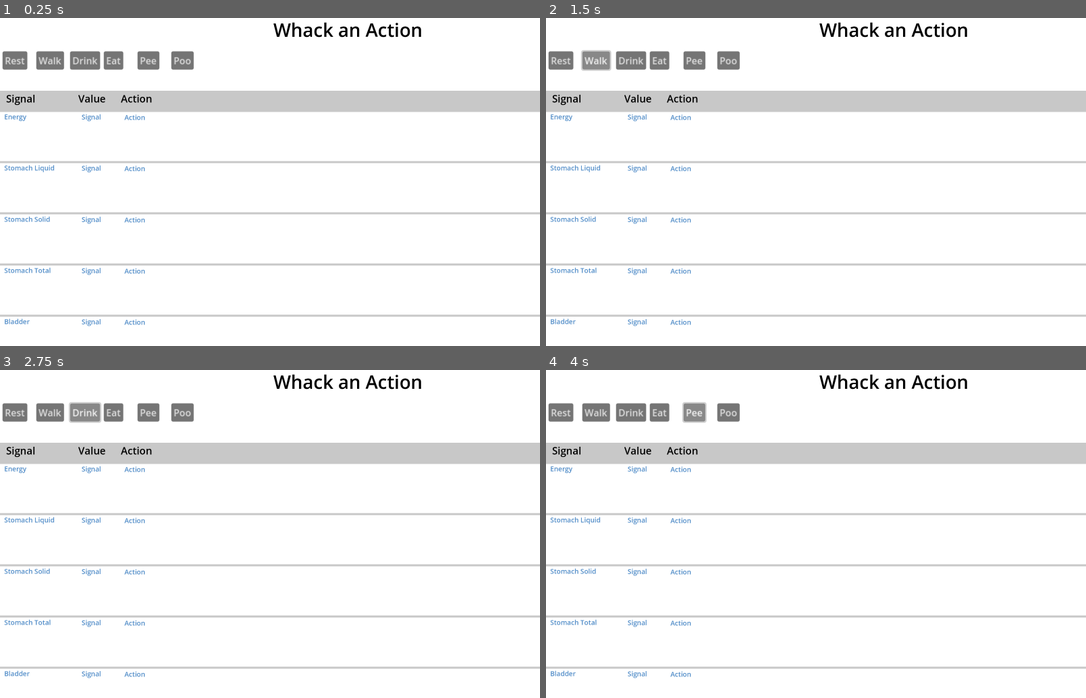
Above: before the commit, frames 1-4 (two rows, left to right).
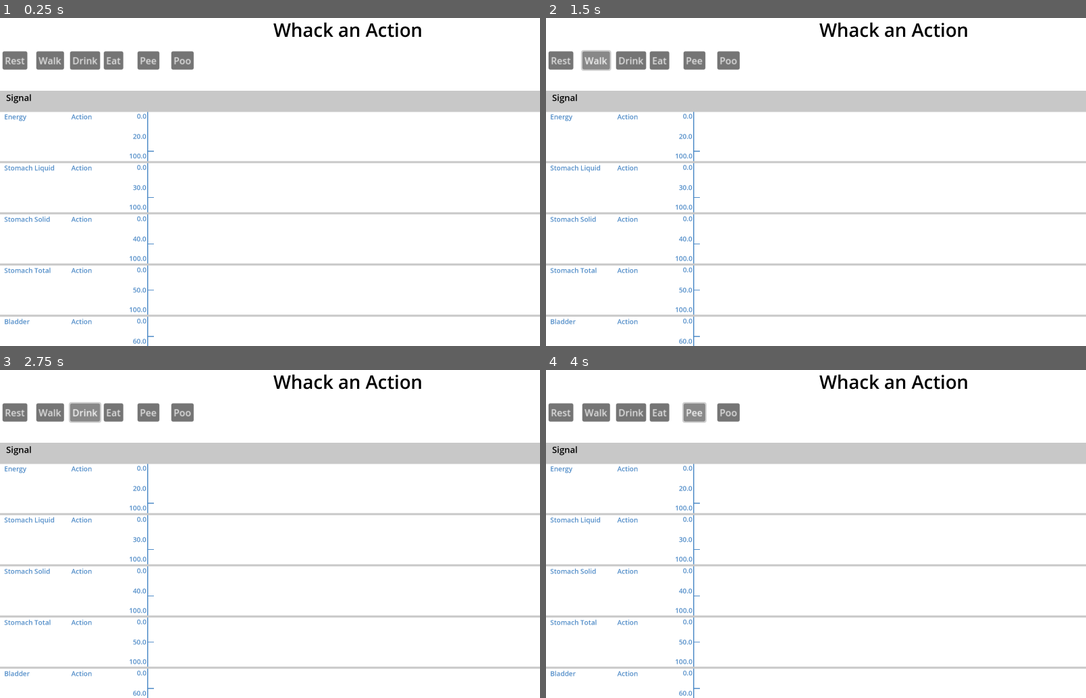
Above: after the commit, the same moments.

Repository: steampunkmind/mitw-action-influence-bench
Game: Godot game, scene res://bench.tscn
Two runs of this game, one before a commit and one after it. Both use one fixed random seed, a clock stepped at 60 frames per second and the inputs below.
Inputs:
- Up to frame 1 (0.25 s): no input
- Up to frame 2 (1.5 s): click "Rest" at 0.5 s; click "Walk" at 1.25 s
- Up to frame 3 (2.75 s): click "Drink" at 2 s
- Up to frame 4 (4 s): click "Eat" at 2.75 s; click "Pee" at 3.5 s

The runs differ from the first frame. In frame 1, 1.1% of the frame differs, in the area x 1-29%, y 23-100%; in frame 2, 1.1%; in frame 3, 1.1%; in frame 4, 1.1%.

Commit message:
Adds signal min, max, value, and start line to signal graph row

Diff:
--- a/signal_graph.gd
+++ b/signal_graph.gd
@@ -15,6 +15,9 @@
 		var row = signal_graph_row_template.instantiate()
 		row.set_row_location(row_location)
 		row.set_signal_name(signal_dict.name)
+		row.set_signal_min(signal_dict.min)
+		row.set_signal_max(signal_dict.max)
+		row.set_signal_value(signal_dict.value)
 		row.size.y = row_size - row_margin
 		add_child(row)
 		row_location = row_location + row_size
--- a/signal_graph.tscn
+++ b/signal_graph.tscn
@@ -4,7 +4,7 @@
 [ext_resource type="PackedScene" uid="uid://sk6ele03t7qi" path="res://signal_graph_row.tscn" id="3_vdl7c"]
 
 [sub_resource type="LabelSettings" id="LabelSettings_kc2xn"]
-font_size = 48
+font_size = 42
 font_color = Color(0, 0, 0, 1)
 
 [node name="SignalGraph" type="ColorRect"]
@@ -17,17 +17,35 @@
 grow_vertical = 0
 script = ExtResource("1_kc2xn")
 signal_array_dicts = Array[Dictionary]([{
-"name": "Energy"
+"max": 100.0,
+"min": 0.0,
+"name": "Energy",
+"value": 20.0
 }, {
-"name": "Stomach Liquid"
+"max": 100.0,
+"min": 0.0,
+"name": "Stomach Liquid",
+"value": 30.0
 }, {
-"name": "Stomach Solid"
+"max": 100.0,
+"min": 0.0,
+"name": "Stomach Solid",
+"value": 40.0
 }, {
-"name": "Stomach Total"
+"max": 100.0,
+"min": 0.0,
+"name": "Stomach Total",
+"value": 50.0
 }, {
-"name": "Bladder"
+"max": 100.0,
+"min": 0.0,
+"name": "Bladder",
+"value": 60.0
 }, {
-"name": "Bowels"
+"max": 100.0,
+"min": 0.0,
+"name": "Bowels",
+"value": 70.0
 }])
 signal_graph_row_template = ExtResource("3_vdl7c")
 metadata/_custom_type_script = "uid://3sk4l6dcbxo0"
@@ -36,7 +54,7 @@
 layout_mode = 0
 offset_left = 29.0
 offset_top = 3.0
-offset_right = 260.0
-offset_bottom = 91.0
-text = "Signal                 Value      Action"
+offset_right = 170.0
+offset_bottom = 74.0
+text = "Signal"
 label_settings = SubResource("LabelSettings_kc2xn")
--- a/signal_graph_row.gd
+++ b/signal_graph_row.gd
@@ -1,10 +1,30 @@
 class_name SignalGraphRow
 extends ColorRect
+
+var signal_min
+var signal_max
+var signal_value
 
 
 # Called when the node enters the scene tree for the first time.
 func _ready() -> void:
-	pass # Replace with function body.
+	$SignalValue.position.y = (size.y/2) - ($SignalValue.size.y/2)
+	$SignalMax.position.y = size.y - $SignalValue.size.y
+
+	var point = $StartLine.get_point_position(1)
+	point.y = size.y
+	$StartLine.set_point_position(1, point)
+
+	point = $SignalLine.get_point_position(0)
+	point.y = signal_value_y()
+	$SignalLine.set_point_position(0, point)
+	point = $SignalLine.get_point_position(1)
+	point.y = signal_value_y()
+	$SignalLine.set_point_position(1, point)
+
+
+func signal_value_y() -> float:
+	return size.y - (signal_value * (size.y/(signal_max - signal_min)))
 
 
 # Called every frame. 'delta' is the elapsed time since the previous frame.
@@ -21,10 +41,13 @@
 	$Name.text = value
 
 func set_signal_min(value: float) -> void:
-	$Min.text = str(value)
+	signal_min = value
+	$SignalMin.text = str(value)
 
 func set_signal_max(value: float) -> void:
-	$Max.text = str(value)
+	signal_max = value
+	$SignalMax.text = str(value)
 
 func set_signal_value(value: float) -> void:
-	$Value.text = str(value)
+	signal_value = value
+	$SignalValue.text = str(value)
--- a/signal_graph_row.tscn
+++ b/signal_graph_row.tscn
@@ -19,20 +19,50 @@
 text = "Name"
 label_settings = SubResource("LabelSettings_hncfd")
 
+[node name="SignalMin" type="Label" parent="."]
+layout_mode = 0
+offset_left = 580.0
+offset_top = -3.0
+offset_right = 694.0
+offset_bottom = 44.0
+text = "Min"
+label_settings = SubResource("LabelSettings_hncfd")
+horizontal_alignment = 2
+
 [node name="SignalValue" type="Label" parent="."]
 layout_mode = 0
-offset_left = 387.0
-offset_top = 1.0
-offset_right = 571.0
-offset_bottom = 89.0
-text = "Signal"
+offset_left = 580.0
+offset_top = 27.0
+offset_right = 694.0
+offset_bottom = 74.0
+text = "Value"
 label_settings = SubResource("LabelSettings_hncfd")
+horizontal_alignment = 2
+
+[node name="SignalMax" type="Label" parent="."]
+layout_mode = 0
+offset_left = 580.0
+offset_top = 57.0
+offset_right = 694.0
+offset_bottom = 104.0
+text = "Max"
+label_settings = SubResource("LabelSettings_hncfd")
+horizontal_alignment = 2
 
 [node name="ActionValue" type="Label" parent="."]
 layout_mode = 0
-offset_left = 590.0
-offset_top = 3.0
-offset_right = 787.0
-offset_bottom = 91.0
+offset_left = 338.0
+offset_right = 535.0
+offset_bottom = 88.0
 text = "Action"
 label_settings = SubResource("LabelSettings_hncfd")
+
+[node name="StartLine" type="Line2D" parent="."]
+points = PackedVector2Array(700, 0, 700, 100)
+width = 4.0
+default_color = Color(0.313726, 0.54902, 0.784314, 1)
+
+[node name="SignalLine" type="Line2D" parent="."]
+points = PackedVector2Array(700, 50, 730, 50)
+width = 4.0
+default_color = Color(0.313726, 0.54902, 0.784314, 1)
